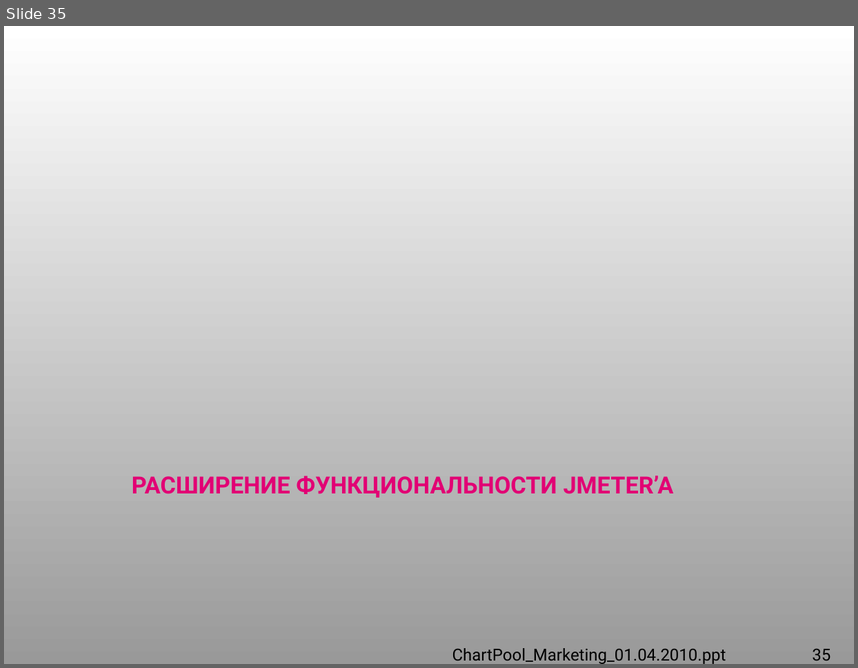
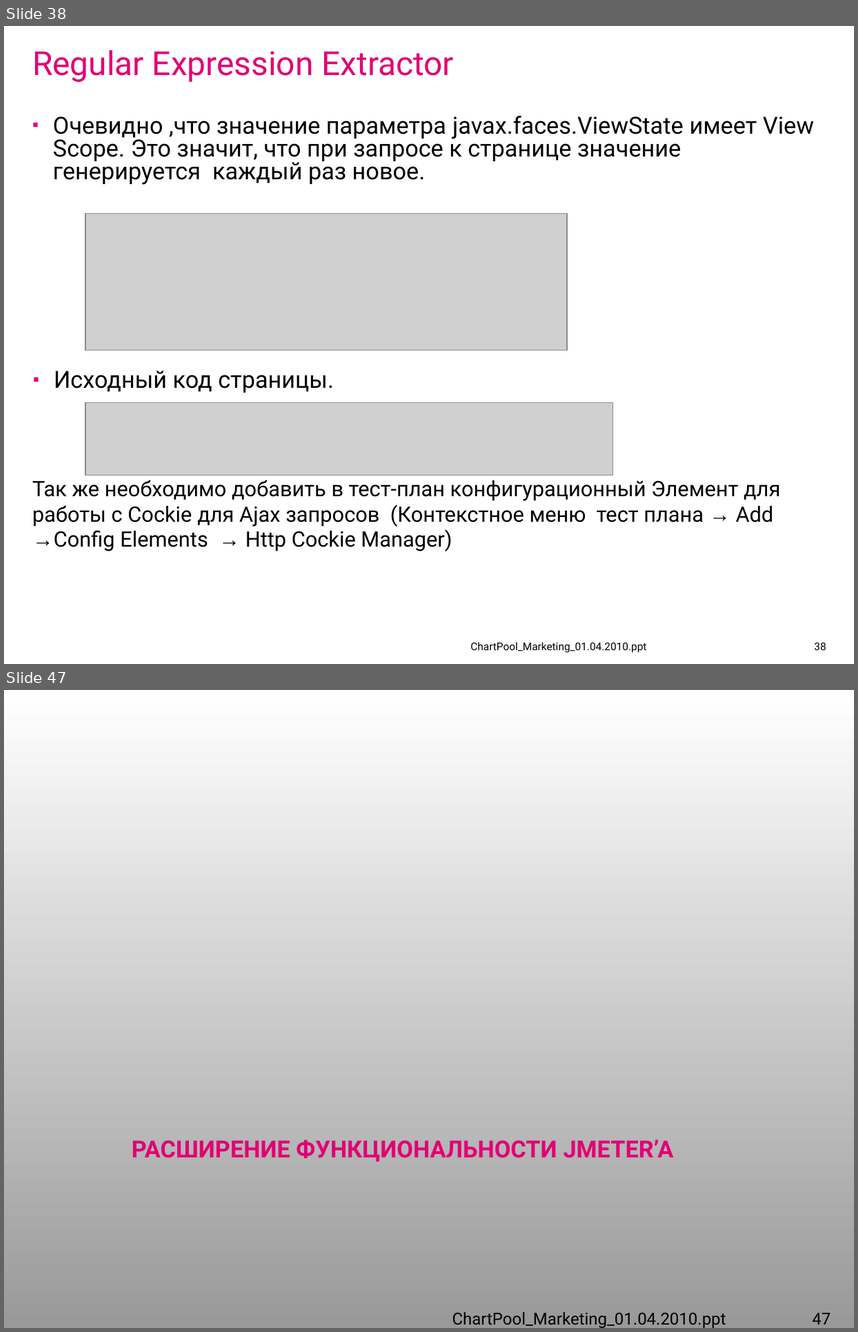
Before and after one commit to IvanCS/JMeterAvtoTestingDemo, a slide deck: documents/presentation.ppt. Shown one above the other, each under a label of ours: slide 35 before the commit, slides 38 and 47 after it; the slides between them are not shown. The pictures are 858x668 and 858x1332 pixels, drawn with LibreOffice and Linux fonts; fonts in the diff are those of the drawing; grey boxes stand for pictures; background and template pictures are left out. Boxes give left, top, right and bottom in pixels: in the first picture for what was removed or moved away, otherwise in the second. Text is boxed around its words. In the diff, an @@ line names an element or a change of style, - is before the commit and + after.

```diff
--- a/documents/presentation.ppt
+++ b/documents/presentation.ppt
@@ slide 38 added at [4,26,854,664], background #FFFFFF @@
@@ title added at [32,50,454,82], 28 pt, text #E20074 @@
+Regular Expression Extractor
@@ text added at [53,116,814,185], 20 pt, text #000000 @@
+▪ Очевидно ,что значение параметра javax.faces.ViewState имеет View Scope. Это значит, что при запросе к странице значение генерируется каждый раз новое.
@@ picture added at [85,213,568,350] @@
@@ text added at [54,370,334,392], 20 pt, text #000000 @@
+▪ Исходный код страницы.
@@ picture added at [85,403,613,474] @@
@@ text added at [32,479,780,551], 18 pt, text #000000 @@
+Так же необходимо добавить в тест-план конфигурационный Элемент для работы с Cockie для Ajax запросов (Контекстное меню тест плана → Add →Config Elements → Http Cockie Manager)
@@ text added at [470,641,646,653], 9 pt, text #000000 @@
+ChartPool_Marketing_01.04.2010.ppt
@@ page number added at [814,642,826,650], 9 pt, text #000000 @@
+38
@@ what was slide 35 is now slide 47 @@
@@ page number at [812,1312,831,1324]: text changed @@
-35
+47
```
Also in this commit, not shown: 9 slides changed, 11 other slides added, 26 other files.
